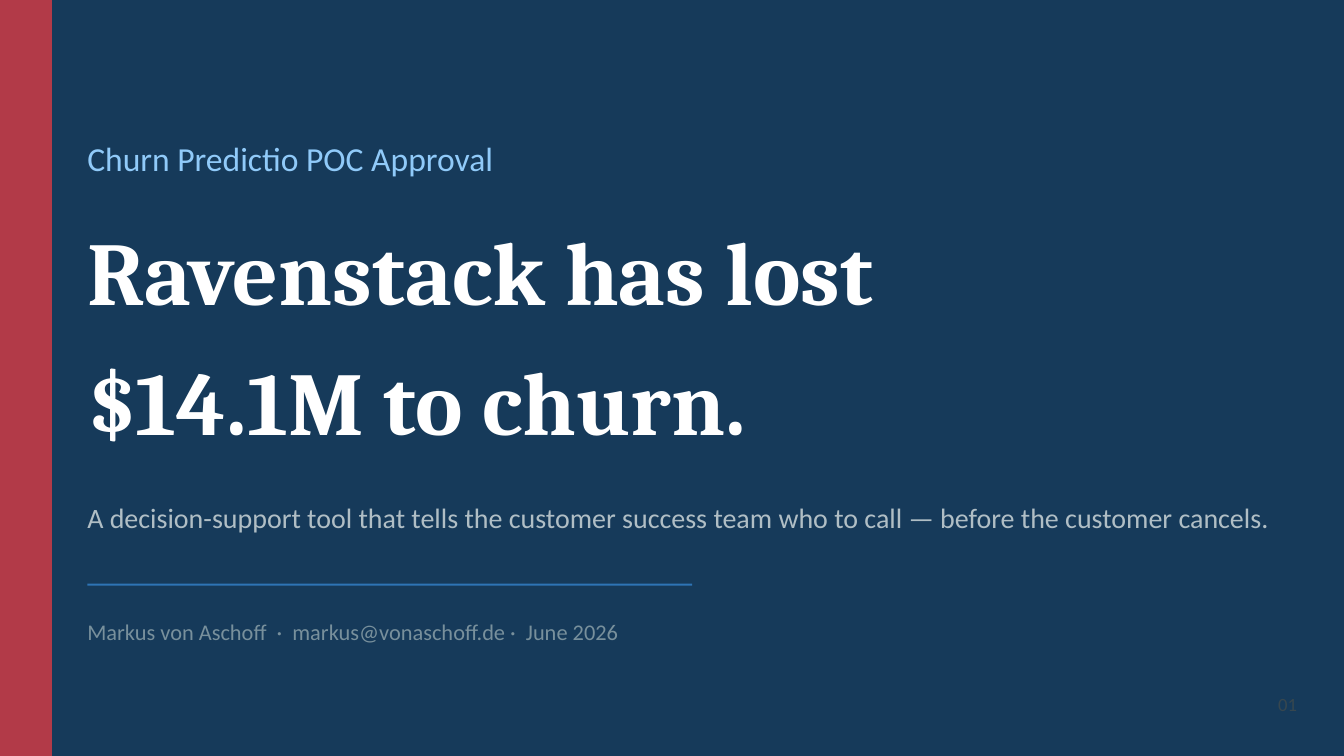
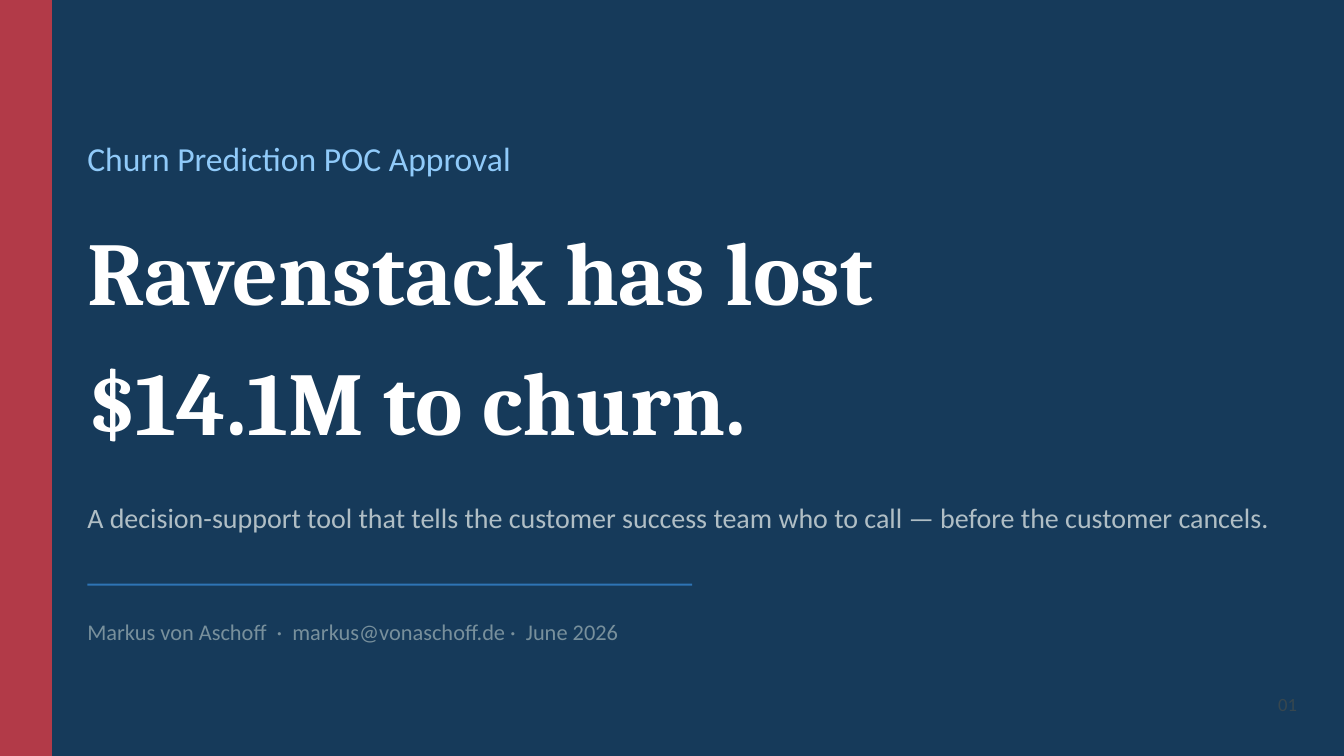
Before and after one commit to MAVA0707/Deliverables, a slide deck: slide 1 of Week 9/Final_project/Ravenstack_Final_Pitch_V3.pptx. Drawn at 1344x756 pixels with LibreOffice and Linux fonts; fonts in the diff are those of the drawing. Boxes give left, top, right and bottom in pixels: in the first picture for what was removed or moved away, otherwise in the second. Text is boxed around its words. In the diff, an @@ line names an element or a change of style, - is before the commit and + after.

Commit message:
w9d5 ppt fixes

```diff
--- a/Week 9/Final_project/Ravenstack_Final_Pitch_V3.pptx
+++ b/Week 9/Final_project/Ravenstack_Final_Pitch_V3.pptx
@@ text at box(87, 147, 511, 177): text changed @@
-Churn Predictio POC Approval
+Churn Prediction POC Approval
```
Also in this commit, not shown: 3 other files.
